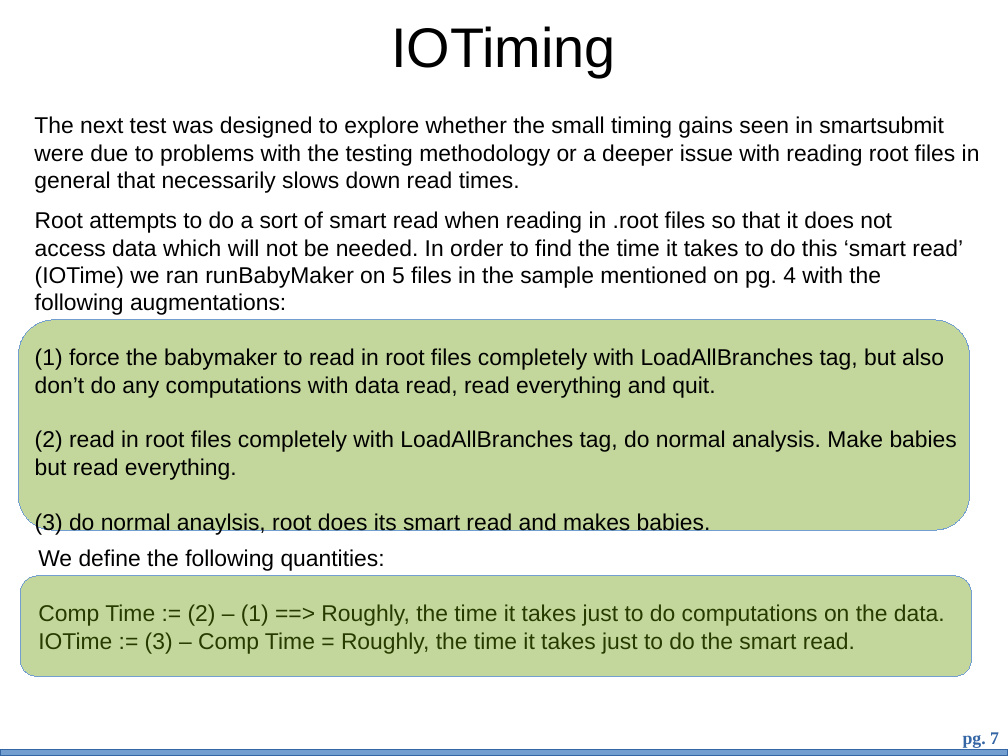
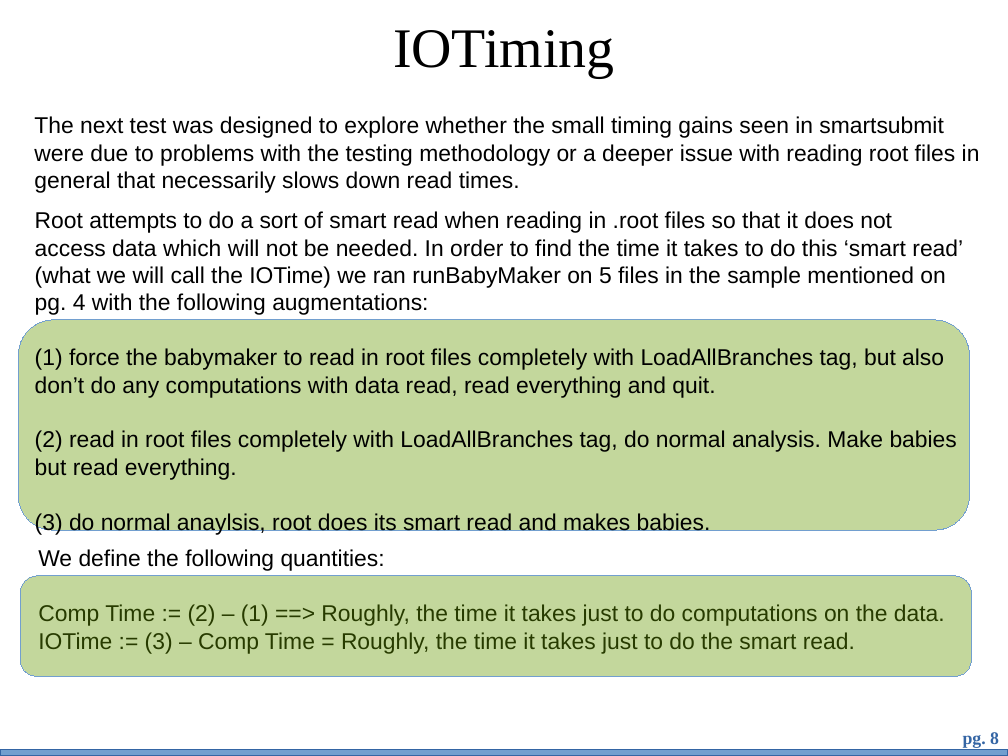
Before and after one commit to bth5032/smartsubmit, a slide deck: slide 8 of Presentations/benchmarking/bench.odp (slide 7 before the commit). Drawn at 1008x756 pixels with LibreOffice and Linux fonts; fonts in the diff are those of the drawing; background and template pictures are left out. Boxes give left, top, right and bottom in pixels: in the first picture for what was removed or moved away, otherwise in the second. Text is boxed around its words. In the diff, an @@ line names an element or a change of style, - is before the commit and + after.

```diff
--- a/Presentations/benchmarking/bench.odp
+++ b/Presentations/benchmarking/bench.odp
@@ title "IOTiming" at [393, 30, 614, 77]: font Arial to Times New Roman @@
@@ text at [35, 211, 963, 315]: text changed @@
-Root attempts to do a sort of smart read when reading in .root files so that it does not access data which will not be needed. In order to find the time it takes to do this ‘smart read’ (IOTime) we ran runBabyMaker on 5 files in the sample mentioned on pg. 4 with the following augmentations:
+Root attempts to do a sort of smart read when reading in .root files so that it does not access data which will not be needed. In order to find the time it takes to do this ‘smart read’ (what we will call the IOTime) we ran runBabyMaker on 5 files in the sample mentioned on pg. 4 with the following augmentations:
@@ page number at [963, 732, 999, 748]: text changed @@
-pg. 7
+pg. 8
```
Also in this commit, not shown: 7 other slides changed, 2 slides added, 1 slide removed, 2 other files.
